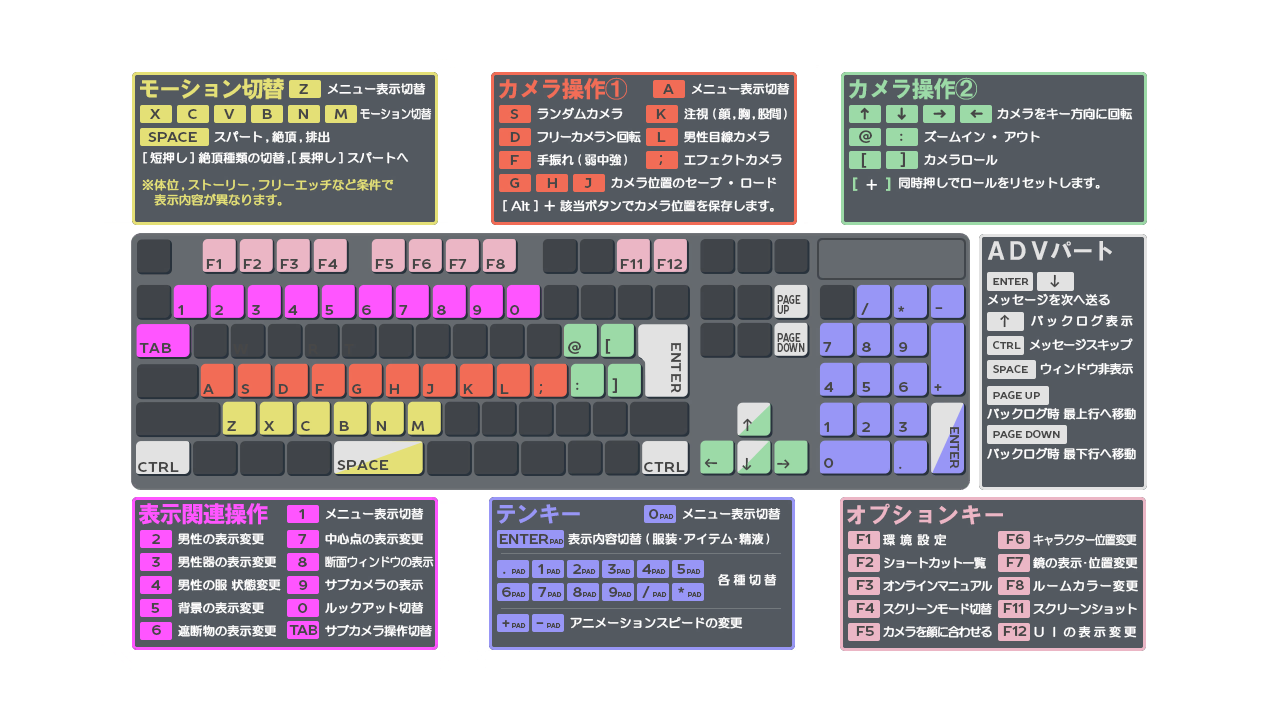
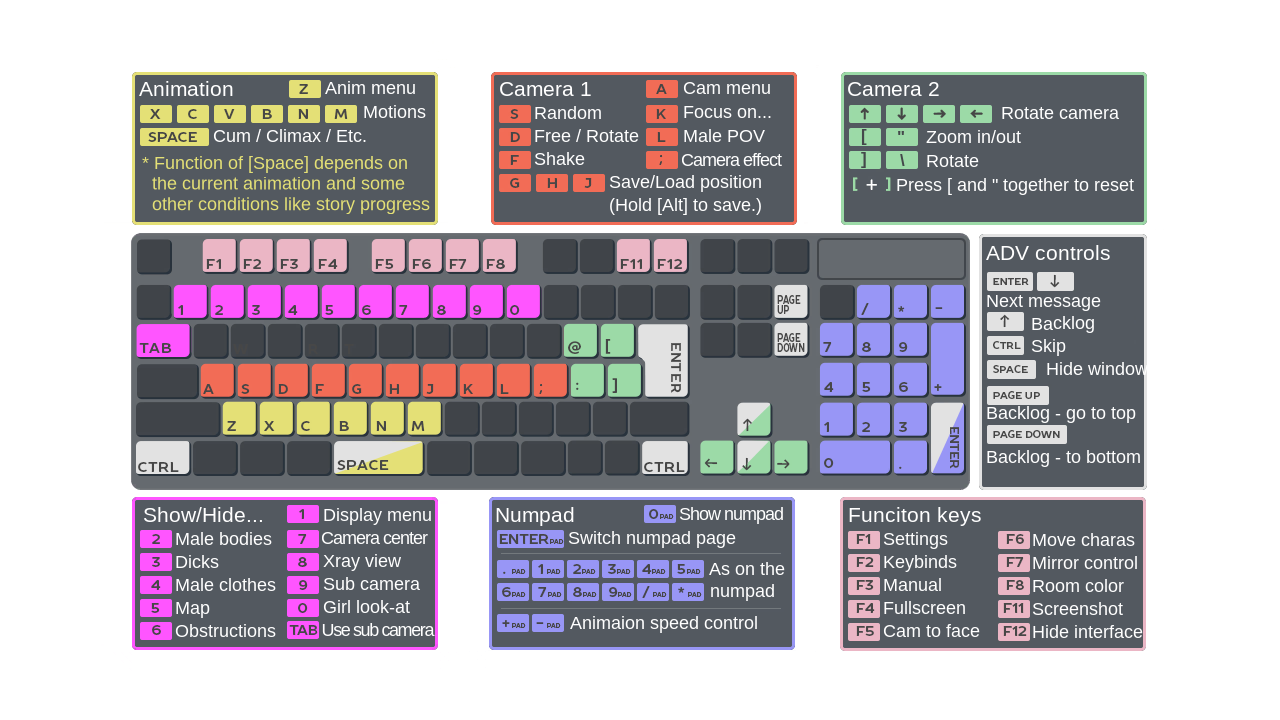
Before/after of a 1280 x 720 layered artwork. What changed in the layer stack:
renamed "keyboard [384A8A9F6C-C656AE82E2].png" to "orig", hid it over [139, 77, 1147, 638]
added group "animation" with 3 layers above "numpad copy" over [139, 81, 430, 214]
added layer "* Function of [Space] depends ..." in group "animation" over [142, 156, 430, 214]
added layer "Anim..." in group "animation" over [213, 81, 426, 142]
added group "numpad copy" with 2 layers above "numpad" over [986, 245, 1147, 467]
added layer "ADV controls" in group "numpad copy" over [986, 245, 1110, 260]
added layer "Next message ... #1" in group "numpad copy" over [987, 295, 1147, 467]
added group "numpad" with 2 layers above "camera1" over [496, 507, 785, 633]
added layer "Show..." in group "numpad" over [569, 507, 785, 633]
added group "camera1" with 3 layers above "camera2" over [500, 82, 782, 215]
added layer "Cam menu ..." in group "camera1" over [682, 82, 782, 166]
added layer "Random ..." in group "camera1" over [534, 106, 761, 215]
added group "camera2" with 5 layers above "option keys" over [848, 82, 1134, 195]
added group "keys" with 2 layers in group "camera2" over [861, 129, 905, 168]
added layer "Rotate ca..." in group "camera2" over [897, 107, 1134, 195]
added group "option keys" with 3 layers above "display" over [849, 507, 1143, 638]
added layer "Funciton keys" in group "option keys" over [849, 507, 981, 526]
added layer "Move charas ..." in group "option keys" over [1032, 533, 1143, 638]
added layer "Settings ..." in group "option keys" over [883, 532, 980, 637]
added group "display" with 3 layers above "Layer Group #2" over [144, 507, 435, 637]
added layer "Show/Hide..." in group "display" over [144, 507, 262, 522]
added layer "Display menu ..." in group "display" over [322, 508, 435, 636]
added layer "Male bodies ..." in group "display" over [175, 532, 276, 637]
added layer "keyboard [384A8A9F6C-C656AE82E2].png copy" over [139, 77, 1147, 638]
…and 6 more changes (6 added)
